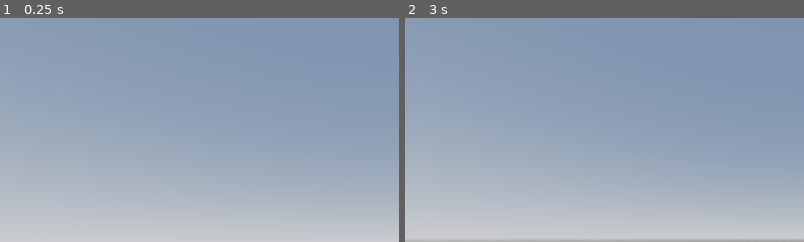
Above: before the commit, frames 1-2 (left to right).
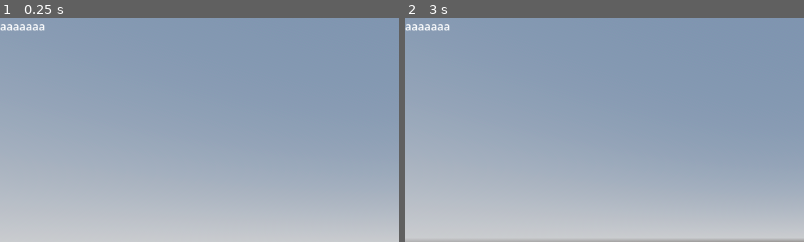
Above: after the commit, the same moments.

Repository: VeXsiZ/exit-8-like
Game: Godot game, scene res://world/world.tscn
Same seed, same stepped clock (60 frames per second), same inputs: the game is played once before the commit and once after it.
Inputs (mouse positions are % of the whole screen's width and height, from its top left):
- Up to frame 1 (0.25 s): no input
- Up to frame 2 (3 s): tap Enter at 0.5 s; move the mouse to (55, 50) at 0.52 s; hold Shift (running) 0.53-1.28 s; hold W (forward) from 0.53 s (still down); tap Space (jump) at 0.77, 1.52 s; move the mouse to (45, 50) at 1.27 s; tap Shift (running) at 1.35, 2.85 s; move the mouse to (52, 48) at 2.02 s; hold Shift (running) 2.03-2.78 s; move the mouse to (49, 52) at 2.77 s
The pictures show only the part of the screen within x 0-50%, y 0-50%; the shares and areas given below are measured in that part.

The runs differ from the first frame. In frame 1, 0.2% of the frame differs, in the area x 0-12%, y 2-6%; in frame 2, 0.2%.

Commit message:
first commit

Diff:
--- a/entress/entress.gd
+++ b/entress/entress.gd
@@ -1,9 +1,12 @@
 extends Node3D
+var segment_name_tag = "entress"
+var anamoly_scene_status
 
 signal player_entered_scene
 var current_scene_states = false
 
 signal player_load_new_segment
+
 
 var can_spawn_forward = true
 var forward_spawned = false
@@ -16,11 +19,20 @@
 
 
 
+func _ready() -> void:
+	randomize()
+	anamoly_scene_status = randi() % 2 == 0
+
+func get_anamoly_scene_status():
+	return anamoly_scene_status
+
+func get_segment_name_tag():
+	return segment_name_tag
 
 
 
-
-
+#sides_lockers
+#################################################################################
 func lock_forward():
 	can_spawn_forward = false
 	forward_spawned = true
@@ -36,26 +48,45 @@
 func unlock_backward():
 	can_spawn_backward = true
 	backward_spawned = false
+#################################################################################
 
+
+
+#current scene logic
+#################################################################################
+#current_scene_setter(work when node manger call it and pass the true state)
 func change_current_scene_states(state):
 	current_scene_states = state
 
+#check for current segment or scene
 func get_current_scene_states():
 	var f = "entress " + str(current_scene_states)
 	return f
 
+#when player enter the segment its gonna emit signal to fet current scene var to true via node manger
 func _on_current_scene_selecter_body_entered(body: Node3D) -> void:
 	if body is CharacterBody3D:
 		player_entered_scene.emit(self)
+#################################################################################
 
+
+
+
+#spawn new segments signal
+#################################################################################
 func _on_forward_load_body_entered(body: Node3D) -> void:
+	#player_direction.emit("forward")
 	if body is CharacterBody3D:
+		print("--- FORWARD HIT --- Spawned: ", forward_spawned, " | Can Spawn: ", can_spawn_forward)
 		if !forward_spawned and can_spawn_forward:
 			lock_forward()
 			player_load_new_segment.emit("mid",forward.global_position,"forward",self)
 
 func _on_backward_load_body_entered(body: Node3D) -> void:
+	#player_direction.emit("backward")
 	if body is CharacterBody3D:
 		if !backward_spawned and can_spawn_backward:
+			print("--- BACKWARD HIT --- Spawned: ", backward_spawned, " | Can Spawn: ", can_spawn_backward)
 			lock_backward()
 			player_load_new_segment.emit("mid",backward.global_position,"backward",self)
+#################################################################################
--- a/middle/middle.gd
+++ b/middle/middle.gd
@@ -1,9 +1,11 @@
 extends Node3D
+var segment_name_tag = "middle"
 
 signal player_entered_scene
 var current_scene_states = false
 
 signal player_load_new_segment
+
 
 var can_spawn_forward = true
 var forward_spawned = false
@@ -17,10 +19,12 @@
 
 
 
+func get_segment_name_tag():
+	return segment_name_tag
 
 
-
-
+#sides lockers
+#################################################################################
 func lock_forward():
 	can_spawn_forward = false
 	forward_spawned = true
@@ -36,30 +40,53 @@
 func unlock_backward():
 	can_spawn_backward = true
 	backward_spawned = false
+#################################################################################
 
+
+
+
+
+
+#current scene logic
+#################################################################################
+#current_scene_setter(work when node manger call it and pass the true state)
 func change_current_scene_states(state):
 	current_scene_states = state
 
+#check for current segment or scene
 func get_current_scene_states():
 	var f = "middle " + str(current_scene_states)
 	return f
 
+#when player enter the segment its gonna emit signal to fet current scene var to true via node manger
 func _on_current_scene_selecter_body_entered(body: Node3D) -> void:
 	if body is CharacterBody3D:
 		player_entered_scene.emit(self)
+#################################################################################
 
 
+
+
+
+
+
+
+#spawn new segments signal
+#################################################################################
 func _on_forward_load_body_entered(body: Node3D) -> void:
+	#player_direction.emit("forward")
 	if body is CharacterBody3D:
 		if !forward_spawned and can_spawn_forward:
-			print("dd")
 			lock_forward()
+			print("--- FORWARD HIT --- Spawned: ", forward_spawned, " | Can Spawn: ", can_spawn_forward)
 			player_load_new_segment.emit("ent",forward.global_position,"forward",self)
 
 
 func _on_backward_load_body_entered(body: Node3D) -> void:
+	#player_direction.emit("backward")
 	if body is CharacterBody3D:
 		if !backward_spawned and can_spawn_backward:
-			print("dd")
 			lock_backward()
+			print("--- BACKWARD HIT --- Spawned: ", backward_spawned, " | Can Spawn: ", can_spawn_backward)
 			player_load_new_segment.emit("ent",backward.global_position,"backward",self)
+#################################################################################
--- a/node_manger/node_manger.gd
+++ b/node_manger/node_manger.gd
@@ -7,7 +7,8 @@
 @export var middle : PackedScene
 var active_segments : Array
 var segments_pos : Array
-
+var last_direction_spawned = null
+var score : int = 0
 var current_scene
 
 
@@ -35,13 +36,20 @@
 		var temp = dic_of_segments[segment].instantiate()
 		temp.player_load_new_segment.connect(on_player_load_new_segment)
 		temp.player_entered_scene.connect(on_current_scene_handler)
+		temp.player_direction.connect(score_handler)
 		get_parent().add_child(temp)
 		active_segments.append(temp)
 		temp.global_position = pos
 		sides_locker(caller,temp,dir)
-		segments_arranger()
-		segments_cleaner(temp,caller,dir)
-		print(segments_pos)
+		score_handler(dir,temp,caller)
+		last_direction_spawned = dir
+		segments_cleaner(caller,temp,dir)
+		if temp.get_segment_name_tag() == "entress":
+			var anamoly_status_label = get_parent().get_node("anamoly_status")
+			if temp.get_anamoly_scene_status():
+				anamoly_status_label.text = "anamoly_status : TRUE"
+			else:
+				anamoly_status_label.text = "anamoly_status : FALSE"
 
 
 func sides_locker(caller,temp,dir):
@@ -53,42 +61,40 @@
 		temp.lock_forward()
 
 
-func segments_arranger():
-	segments_pos = []
-	active_segments.sort_custom(func(a,b): return a.global_position.z < b.global_position.z)
-	for i in active_segments:
-		segments_pos.append(i.global_position.z)
-
-
 
 
 func on_current_scene_handler(caller):
 	if current_scene == null:
 		caller.change_current_scene_states(true)
 		current_scene = caller
-		print(current_scene.get_current_scene_states())
 	else:
 		current_scene.change_current_scene_states(false)
-		print(current_scene.get_current_scene_states())
 		caller.change_current_scene_states(true)
-		print(caller.get_current_scene_states())
 		current_scene = caller
 
 func segments_cleaner(caller, temp, dir):
 	if active_segments.size() > 2:
 		var remaining_segments = []
+		segments_pos = []
 		for segment in active_segments:
-			if segment != caller and segment != temp:
+			if segment == caller or segment == temp:
+				remaining_segments.append(segment)
+			else:
 				segment.queue_free()
 				if dir == "forward":
 					caller.unlock_backward()
 				elif dir == "backward":
 					caller.unlock_forward()
-			else:
-				remaining_segments.append(segment)
 		active_segments = remaining_segments
+		for i in active_segments:
+			segments_pos.append(i)
 
 
 
 func on_player_load_new_segment(segment,pos,dir,caller):
 	hallway_handler(segment,pos,dir,caller)
+
+
+
+func score_handler(dir,temp,caller):
+	print(score)
--- a/player/player.gd
+++ b/player/player.gd
@@ -2,7 +2,7 @@
 
 #movements vars ----------------------------------------------------------------
 const walking_speed = 10.0
-const running_speed = 25.0
+const running_speed = 100.0
 var SPEED = 0
 var direction
 const JUMP_VELOCITY = 4.5
--- a/world/world.tscn
+++ b/world/world.tscn
@@ -31,3 +31,8 @@
 transform = Transform3D(1, 0, 0, 0, 1, 0, 0, 0, 1, 0, 18.438213, 0)
 
 [node name="NodeManger" parent="." unique_id=1337128752 instance=ExtResource("2_tcf2h")]
+
+[node name="anamoly_status" type="Label" parent="." unique_id=1781132368]
+offset_right = 40.0
+offset_bottom = 23.0
+text = "aaaaaaa"
